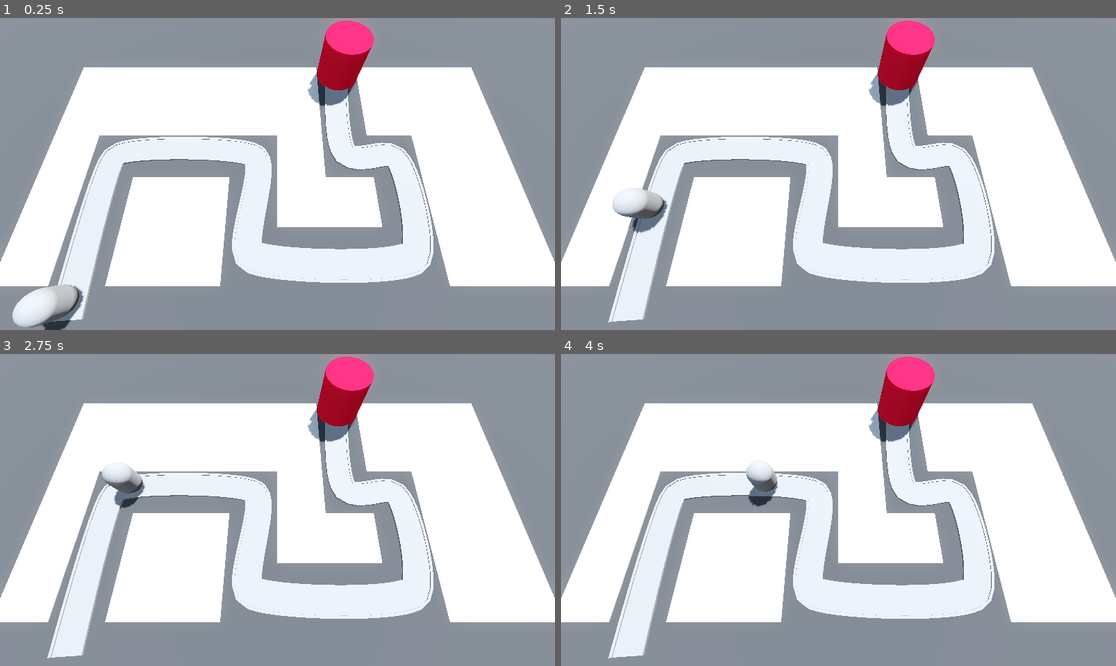
Above: before the commit, frames 1-4 (two rows, left to right).
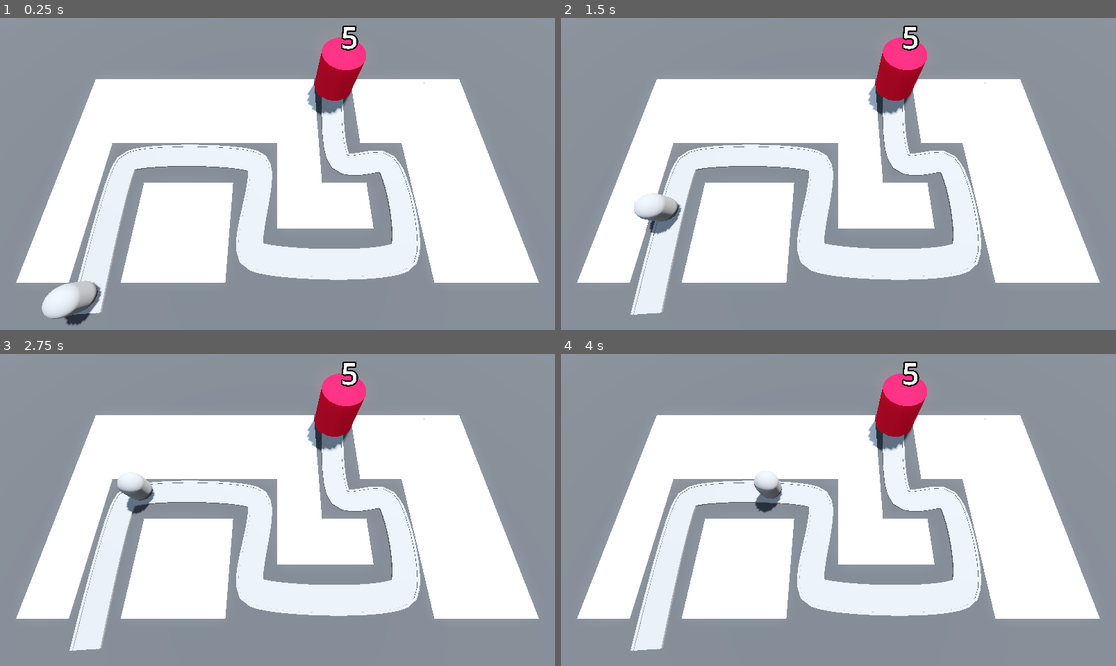
Above: after the commit, the same moments.

Repository: DTNevaeha/TD_Game
Game: Godot game, scene res://BaseLevel.tscn
Same seed, same stepped clock (60 frames per second), same inputs: the game is played once before the commit and once after it.
Inputs:
- Up to frame 1 (0.25 s): no input
- Up to frame 2 (1.5 s): no input
- Up to frame 3 (2.75 s): no input
- Up to frame 4 (4 s): no input

The runs differ from the first frame. In frame 1, 20% of the frame differs, in the area x 0-100%, y 0-100%; in frame 2, 19%; in frame 3, 19%; in frame 4, 19%.

Commit message:
Enemy can now deal damage to base

Diff:
--- a/Base/base.gd
+++ b/Base/base.gd
@@ -1,5 +1,15 @@
 extends Node3D
+
+@export var max_health: int = 5
+
+@onready var label_3d: Label3D = $Label3D
+
+
+func _ready() -> void:
+	label_3d.text = str(max_health)
 
 
 func take_damage() -> void:
 	print("damage dealt to base!")
+	max_health -= 1
+	label_3d.text = str(max_health)
--- a/Base/base.tscn
+++ b/Base/base.tscn
@@ -14,3 +14,10 @@
 height = 4.0
 sides = 32
 material = SubResource("StandardMaterial3D_305fm")
+
+[node name="Label3D" type="Label3D" parent="."]
+transform = Transform3D(1, 0, 0, 0, 1, 0, 0, 0, 1, 0, 5.5, 0)
+billboard = 1
+text = "Starting Health"
+font_size = 500
+outline_size = 100
--- a/BaseLevel.tscn
+++ b/BaseLevel.tscn
@@ -37,7 +37,7 @@
 shadow_enabled = true
 
 [node name="Camera3D" type="Camera3D" parent="."]
-transform = Transform3D(1, 0, 0, 0, 0.34202, 0.939693, 0, -0.939693, 0.34202, 0, 16, 9.5)
+transform = Transform3D(1, 0, 0, 0, 0.34202, 0.939693, 0, -0.939693, 0.34202, 0, 17.5, 9.5)
 
 [node name="CSGBox3D" type="CSGBox3D" parent="."]
 transform = Transform3D(1, 0, 0, 0, 1, 0, 0, 0, 1, 0, -1, 0)
--- a/Enemy/enemy.gd
+++ b/Enemy/enemy.gd
@@ -9,3 +9,4 @@
 	progress += delta * speed
 	if progress_ratio == 1.0:
 		base.take_damage()
+		set_process(false)
Not shown: 4 places in MeshLibraries/SpaceLibraries.tres that only renumber resources
